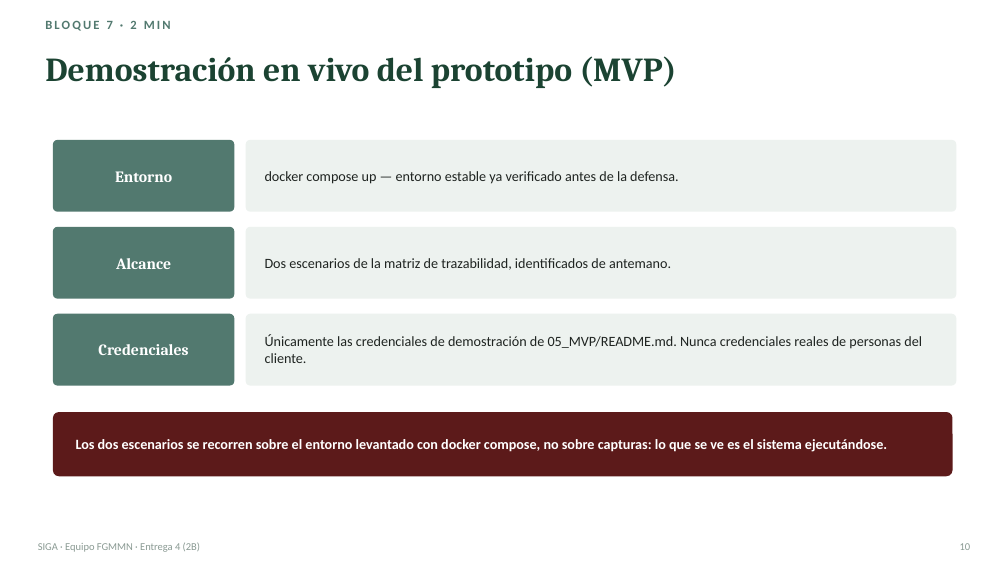
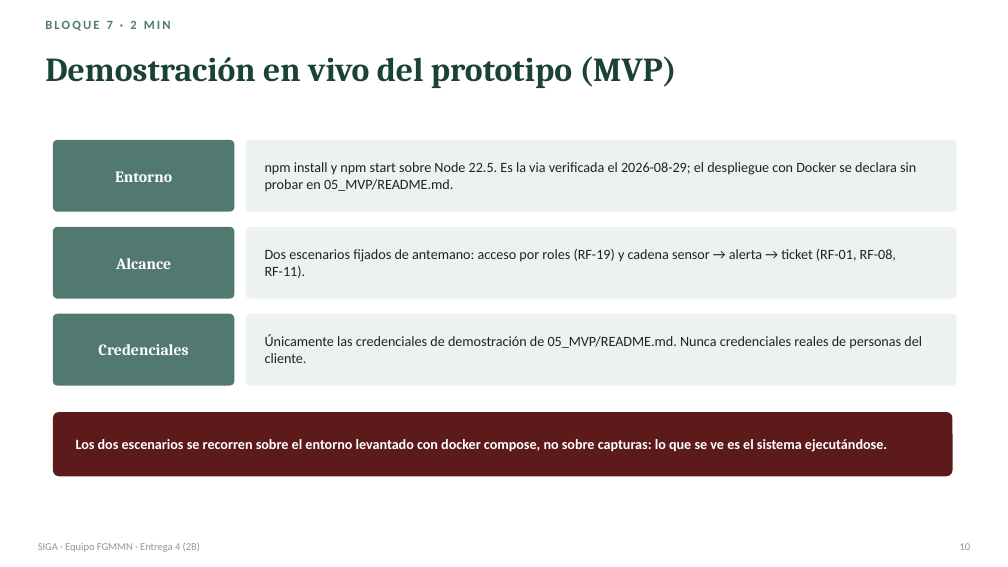
Before and after one commit to gsanchezc6-beep/SIGA_FGMMN_ISR401_AVANCE_2B, a slide deck: slide 10 of 08_Defensa/presentacion.pptx. Drawn at 1008x567 pixels with LibreOffice and Linux fonts; fonts in the diff are those of the drawing. Boxes give left, top, right and bottom in pixels: in the first picture for what was removed or moved away, otherwise in the second. Text is boxed around its words. In the diff, an @@ line names an element or a change of style, - is before the commit and + after.

```diff
--- a/08_Defensa/presentacion.pptx
+++ b/08_Defensa/presentacion.pptx
@@ text at [265, 162, 916, 192]: text changed @@
-docker compose up — entorno estable ya verificado antes de la defensa.
+npm install y npm start sobre Node 22.5. Es la via verificada el 2026-08-29; el despliegue con Docker se declara sin probar en 05_MVP/README.md.
@@ text at [265, 249, 896, 278]: text changed @@
-Dos escenarios de la matriz de trazabilidad, identificados de antemano.
+Dos escenarios fijados de antemano: acceso por roles (RF-19) y cadena sensor → alerta → ticket (RF-01, RF-08, RF-11).
```
Also in this commit, not shown: 3 other files.
